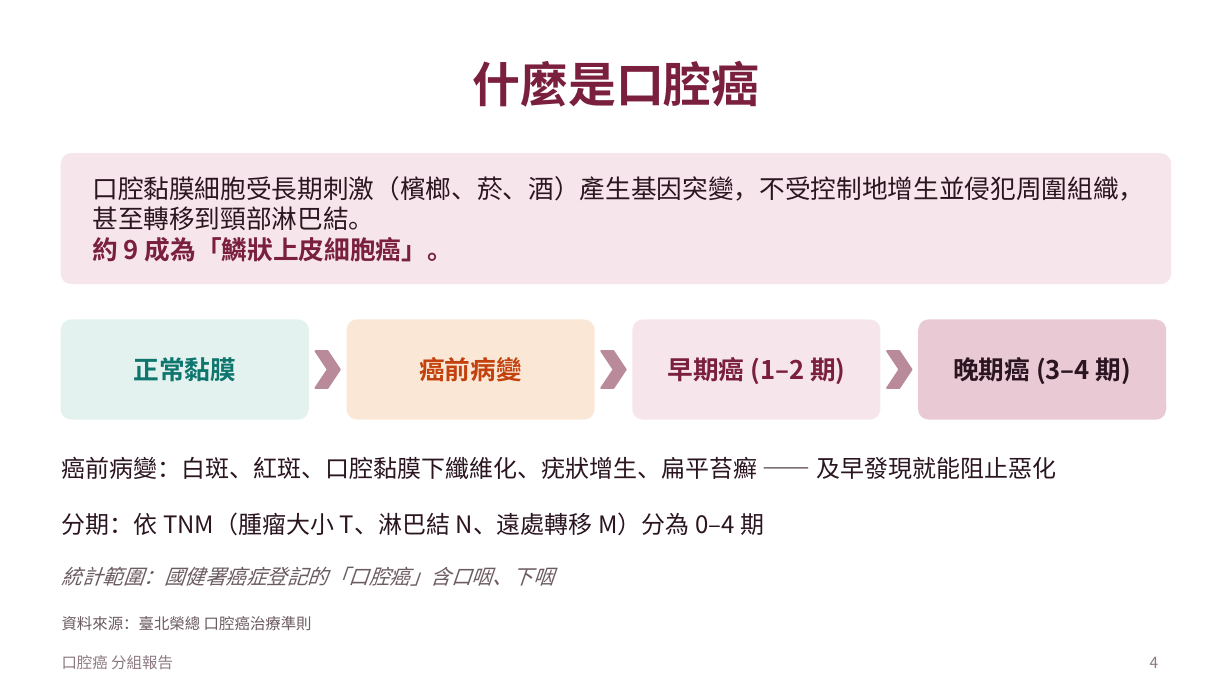
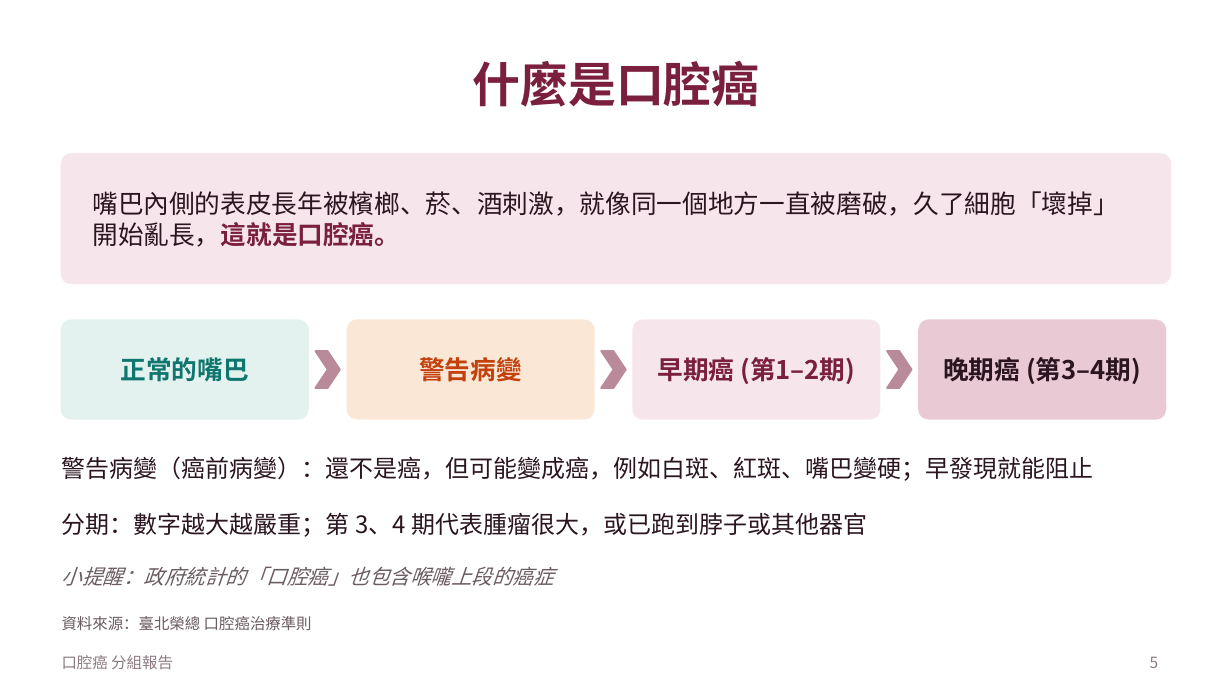
Before and after one commit to Rayyu0404/web, a slide deck: slide 5 of oral-cancer-report/口腔癌報告.pptx (slide 4 before the commit). Drawn at 1232x693 pixels with LibreOffice and Linux fonts; fonts in the diff are those of the drawing. Boxes give left, top, right and bottom in pixels: in the first picture for what was removed or moved away, otherwise in the second. Text is boxed around its words. In the diff, an @@ line names an element or a change of style, - is before the commit and + after.

```diff
--- a/oral-cancer-report/口腔癌報告.pptx
+++ b/oral-cancer-report/口腔癌報告.pptx
@@ text at (x1=92, y1=191, x2=1118, y2=247): text changed @@
-口腔黏膜細胞受長期刺激（檳榔、菸、酒）產生基因突變，不受控制地增生並侵犯周圍組織，甚至轉移到頸部淋巴結。
-約 9 成為「鱗狀上皮細胞癌」。
+嘴巴內側的表皮長年被檳榔、菸、酒刺激，就像同一個地方一直被磨破，久了細胞「壞掉」開始亂長，這就是口腔癌。
@@ text at (x1=121, y1=357, x2=249, y2=382): text changed @@
-正常黏膜
+正常的嘴巴
@@ text at (x1=419, y1=357, x2=522, y2=382): text changed @@
-癌前病變
+警告病變
@@ text at (x1=658, y1=357, x2=855, y2=384): text changed @@
-早期癌 (1–2 期)
+早期癌 (第1–2期)
@@ text at (x1=943, y1=357, x2=1141, y2=384): text changed @@
-晚期癌 (3–4 期)
+晚期癌 (第3–4期)
@@ text at (x1=62, y1=456, x2=1094, y2=481): text changed @@
-癌前病變：白斑、紅斑、口腔黏膜下纖維化、疣狀增生、扁平苔癬 —— 及早發現就能阻止惡化
+警告病變（癌前病變）：還不是癌，但可能變成癌，例如白斑、紅斑、嘴巴變硬；早發現就能阻止
@@ text at (x1=62, y1=513, x2=867, y2=537): text changed @@
-分期：依 TNM（腫瘤大小 T、淋巴結 N、遠處轉移 M）分為 0–4 期
+分期：數字越大越嚴重；第 3、4 期代表腫瘤很大，或已跑到脖子或其他器官
@@ text at (x1=62, y1=566, x2=554, y2=586): text changed @@
-統計範圍：國健署癌症登記的「口腔癌」含口咽、下咽
+小提醒：政府統計的「口腔癌」也包含喉嚨上段的癌症
@@ page number at (x1=1150, y1=656, x2=1159, y2=668): text changed @@
-4
+5
```
Also in this commit, not shown: 12 other slides changed, 1 slide added, 1 other file.
